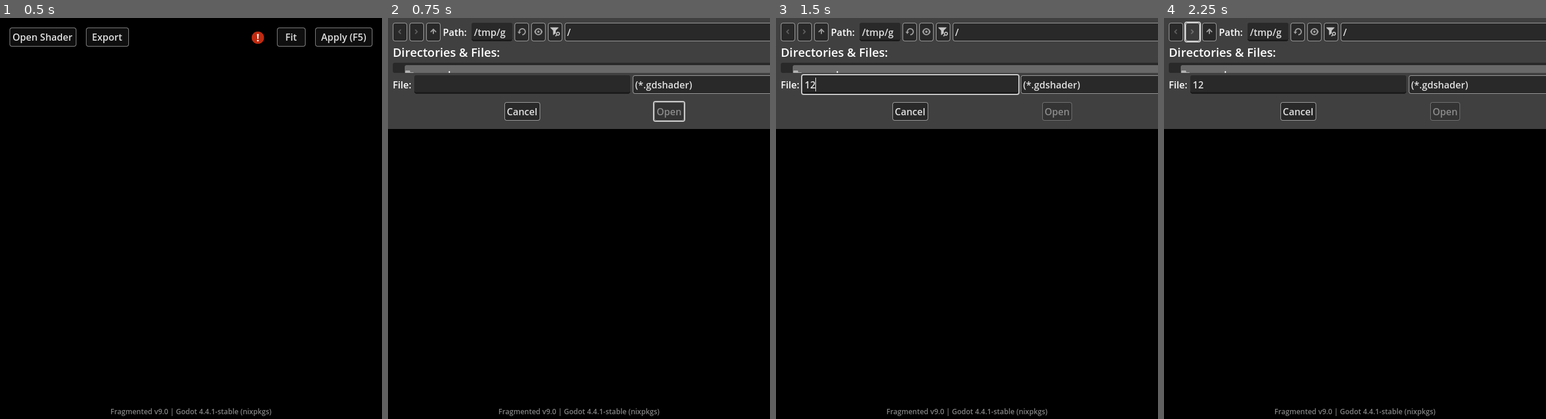
Above: before the commit, frames 1-4 (left to right).
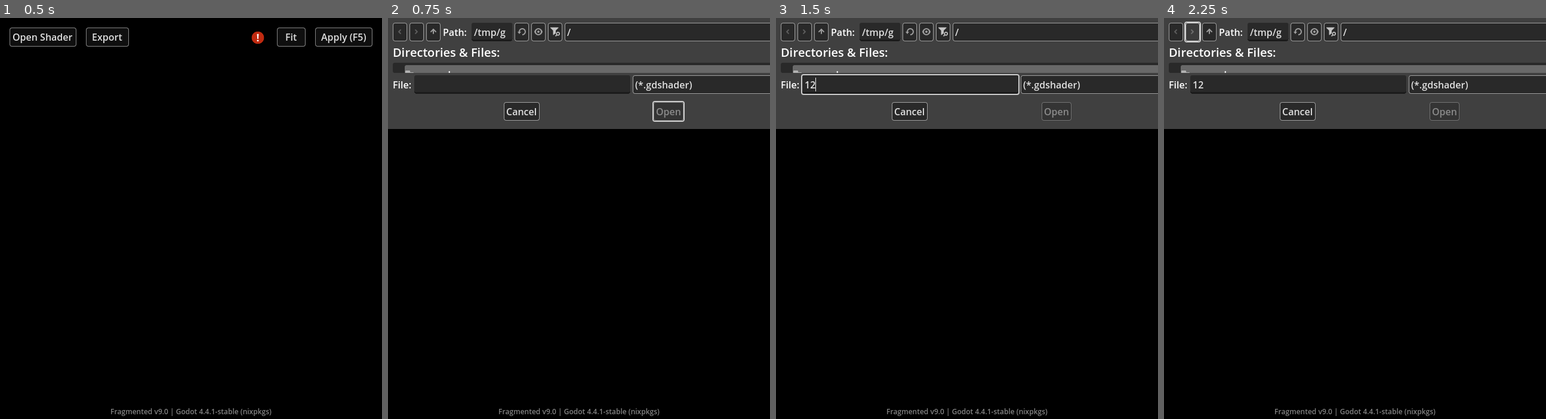
Above: after the commit, the same moments.

Repository: ChaoticByte/Fragmented
Game: Godot game, scene res://src/scenes/main.tscn
Two runs of this game, one before a commit and one after it. Both use one fixed random seed, a clock stepped at 60 frames per second and the inputs below.
Inputs (mouse positions are in pixels of both pictures, inside the frame that each line leads up to):
- Up to frame 1 (0.5 s): no input
- Up to frame 2 (0.75 s): click "Open Shader" at 0.5 s
- Up to frame 3 (1.5 s): click (909, 86) at 1.27 s; type "12" at 1.35 s
- Up to frame 4 (2.25 s): click (1194, 30) at 2 s

Frame 1 is identical in both runs. In frame 2, 0.2% of the frame differs, in the area x 30-78%, y 20-26%; in frame 3, 0.2%; in frame 4, 0.2%.

Commit message:
Update to Godot 4.4

Diff:
--- a/project.godot
+++ b/project.godot
@@ -13,7 +13,7 @@
 config/name="Fragmented"
 config/version="v9.0"
 run/main_scene="res://src/scenes/main.tscn"
-config/features=PackedStringArray("4.3", "Mobile")
+config/features=PackedStringArray("4.4", "Mobile")
 run/low_processor_mode=true
 config/icon="res://src/assets/icon.png"
 
--- a/src/scenes/main.tscn
+++ b/src/scenes/main.tscn
@@ -70,7 +70,6 @@
 auto_translate_mode = 1
 title = "Export Image"
 size = Vector2i(661, 175)
-ok_button_text = "Save"
 mode_overrides_title = false
 access = 2
 filters = PackedStringArray("*.png")
Not shown, added: examples/blur.gdshader.uid
Not shown, added: examples/channel_offset.gdshader.uid
Not shown, added: examples/color_and_pixelate.gdshader.uid
Not shown, added: examples/denoise.gdshader.uid
Not shown, added: examples/greyscale.gdshader.uid
Not shown, added: examples/kuwahara.gdshader.uid
Not shown, added: examples/lowpass.gdshader.uid
Not shown, added: examples/multistep_distort.gdshader.uid
Not shown, added: examples/oklab.gdshader.uid
Not shown, added: examples/place_texture.gdshader.uid
Not shown, added: shaderlib/blur.gdshaderinc.uid
Not shown, added: shaderlib/common.gdshaderinc.uid
(and 18 more such lines)
